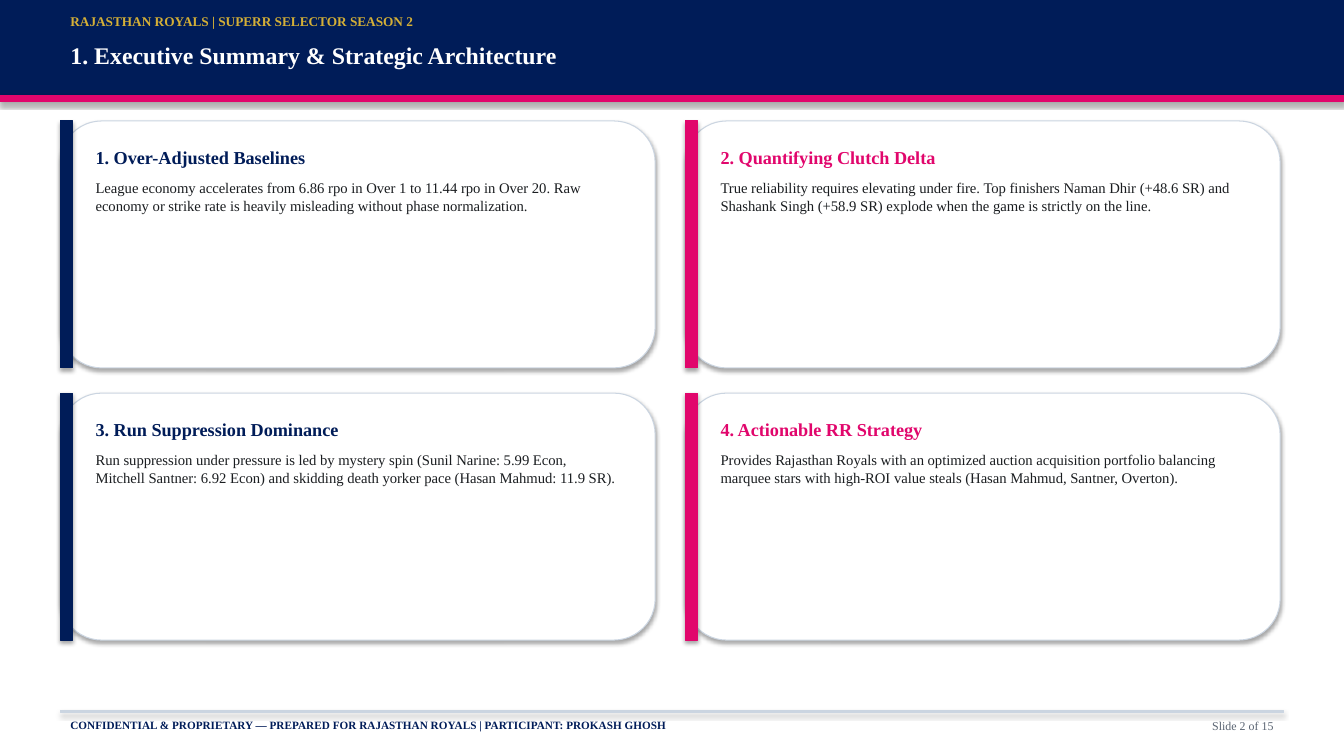
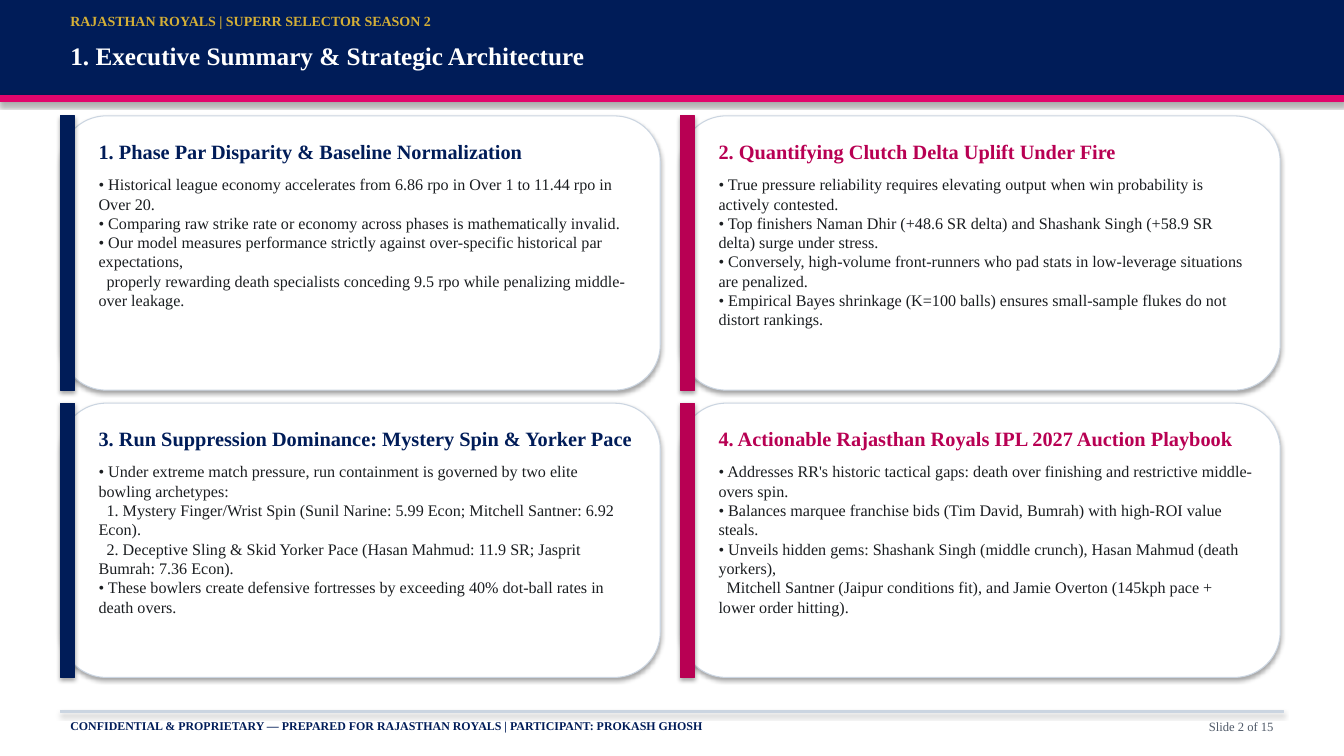
Before and after one commit to prokashghosh996-png/RR-supeRR-selector-2027, a slide deck: slide 2 of SupeRR_Selector_Season_2_RR_IPL_2027_Auction_Strategy.pptx. Drawn at 1344x756 pixels with LibreOffice and Linux fonts; fonts in the diff are those of the drawing. Boxes give left, top, right and bottom in pixels: in the first picture for what was removed or moved away, otherwise in the second. Text is boxed around its words. In the diff, an @@ line names an element or a change of style, - is before the commit and + after.

Commit message:
feat: generate expanded presentation and PDF generation scripts for IPL 2027 auction strategy

```diff
--- a/SupeRR_Selector_Season_2_RR_IPL_2027_Auction_Strategy.pptx
+++ b/SupeRR_Selector_Season_2_RR_IPL_2027_Auction_Strategy.pptx
@@ text "RAJASTHAN ROYALS | SUPERR SELECTOR ..." at [70, 16, 431, 26]: size 9.5 to 10 pt @@
@@ text "1. Executive Summary & Strategic ..." at [70, 47, 584, 71]: size 17 to 18 pt @@
@@ rounded rectangle: place and size @@
-rounded rectangle at [60, 121, 655, 368]
+rounded rectangle at [60, 116, 660, 390]
@@ rectangle: place and size @@
-rectangle at [60, 121, 73, 368]
+rectangle at [60, 116, 75, 390]
@@ rounded rectangle: place and size @@
-rounded rectangle at [686, 121, 1280, 368]
+rounded rectangle at [681, 116, 1280, 390]
@@ rectangle: place and size @@
-rectangle at [686, 121, 698, 368]
+rectangle at [681, 116, 695, 390]
@@ rectangle at [681, 116, 695, 390]: fill #E1066C to #B80053; outline #E1066C 0.75 pt to #B80053 0.75 pt @@
@@ text at [99, 145, 625, 310]: text changed; size 10.5 to 11.5 pt @@
-1. Over-Adjusted Baselines
-League economy accelerates from 6.86 rpo in Over 1 to 11.44 rpo in Over 20. Raw economy or strike rate is heavily misleading without phase normalization.
+1. Phase Par Disparity & Baseline Normalization
+• Historical league economy accelerates from 6.86 rpo in Over 1 to 11.44 rpo in Over 20.
+• Comparing raw strike rate or economy across phases is mathematically invalid.
+• Our model measures performance strictly against over-specific historical par expectations,
+properly rewarding death specialists conceding 9.5 rpo while penalizing middle-over leakage.
@@ text at [719, 144, 1243, 329]: text changed; size 10.5 to 11.5 pt @@
-2. Quantifying Clutch Delta
-True reliability requires elevating under fire. Top finishers Naman Dhir (+48.6 SR) and Shashank Singh (+58.9 SR) explode when the game is strictly on the line.
+2. Quantifying Clutch Delta Uplift Under Fire
+• True pressure reliability requires elevating output when win probability is actively contested.
+• Top finishers Naman Dhir (+48.6 SR delta) and Shashank Singh (+58.9 SR delta) surge under stress.
+• Conversely, high-volume front-runners who pad stats in low-leverage situations are penalized.
+• Empirical Bayes shrinkage (K=100 balls) ensures small-sample flukes do not distort rankings.
@@ rounded rectangle: place and size @@
-rounded rectangle at [60, 393, 655, 640]
+rounded rectangle at [60, 403, 660, 678]
@@ rectangle: place and size @@
-rectangle at [60, 393, 73, 640]
+rectangle at [60, 403, 75, 678]
@@ rounded rectangle: place and size @@
-rounded rectangle at [686, 393, 1280, 640]
+rounded rectangle at [681, 403, 1280, 678]
@@ rectangle at [681, 403, 695, 678]: fill #E1066C to #B80053; outline #E1066C 0.75 pt to #B80053 0.75 pt @@
@@ rectangle: place and size @@
-rectangle at [686, 393, 698, 640]
+rectangle at [681, 403, 695, 678]
@@ text at [99, 432, 632, 613]: text changed; size 10.5 to 11.5 pt @@
-3. Run Suppression Dominance
-Run suppression under pressure is led by mystery spin (Sunil Narine: 5.99 Econ, Mitchell Santner: 6.92 Econ) and skidding death yorker pace (Hasan Mahmud: 11.9 SR).
+3. Run Suppression Dominance: Mystery Spin & Yorker Pace
+• Under extreme match pressure, run containment is governed by two elite bowling archetypes:
+1. Mystery Finger/Wrist Spin (Sunil Narine: 5.99 Econ; Mitchell Santner: 6.92 Econ).
+2. Deceptive Sling & Skid Yorker Pace (Hasan Mahmud: 11.9 SR; Jasprit Bumrah: 7.36 Econ).
+• These bowlers create defensive fortresses by exceeding 40% dot-ball rates in death overs.
@@ text at [719, 432, 1252, 617]: text changed; size 10.5 to 11.5 pt @@
-4. Actionable RR Strategy
-Provides Rajasthan Royals with an optimized auction acquisition portfolio balancing marquee stars with high-ROI value steals (Hasan Mahmud, Santner, Overton).
+4. Actionable Rajasthan Royals IPL 2027 Auction Playbook
+• Addresses RR's historic tactical gaps: death over finishing and restrictive middle-overs spin.
+• Balances marquee franchise bids (Tim David, Bumrah) with high-ROI value steals.
+• Unveils hidden gems: Shashank Singh (middle crunch), Hasan Mahmud (death yorkers),
+Mitchell Santner (Jaipur conditions fit), and Jamie Overton (145kph pace + lower order hitting).
@@ text "CONFIDENTIAL & PROPRIETARY — PREPARED ..." at [70, 722, 703, 730]: size 8 to 8.5 pt @@
@@ text "Slide 2 of 15" at [1209, 722, 1274, 731]: size 8.5 to 9 pt, text colour #5A6472 to #505A69 @@
```
Also in this commit, not shown: 14 other slides changed, 5 other files.
